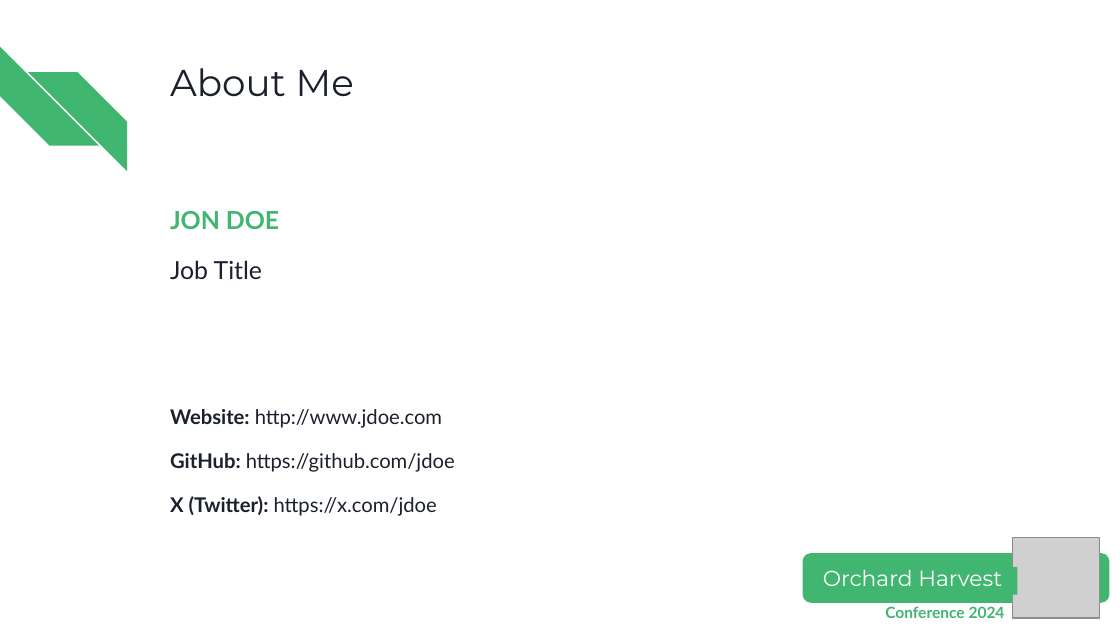
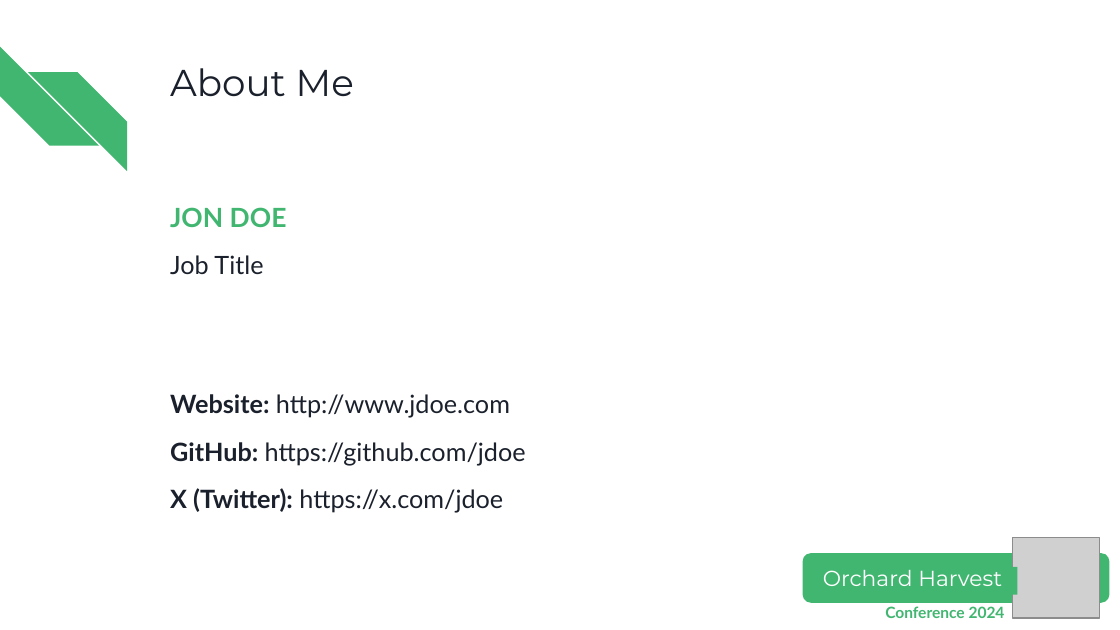
Before and after one commit to OrchardCMS/Orchard-Harvest-Speaker-Toolbox, a slide deck: slide 2 of Orchard Harvest 2024 presentation template.pptx. Drawn at 1120x630 pixels with LibreOffice and Linux fonts; fonts in the diff are those of the drawing; grey boxes stand for pictures. Boxes give left, top, right and bottom in pixels: in the first picture for what was removed or moved away, otherwise in the second. Text is boxed around its words. In the diff, an @@ line names an element or a change of style, - is before the commit and + after.

```diff
--- a/Orchard Harvest 2024 presentation template.pptx
+++ b/Orchard Harvest 2024 presentation template.pptx
@@ text "JON DOE" at <box>170,207,526,512</box>: size 16 to 17 pt in "JON DOE"; size 16 to 16.1 pt in "Job Title"; size 13 to 16.1 pt in "Website: http://www.jdoe.com", "GitHub: https://github.com/jdoe", "X (Twitter): https://x.com/jdoe"; line spacing 1.05 to 0.95 @@
```
Also in this commit, not shown: 3 other slides changed, 1 slide added.
